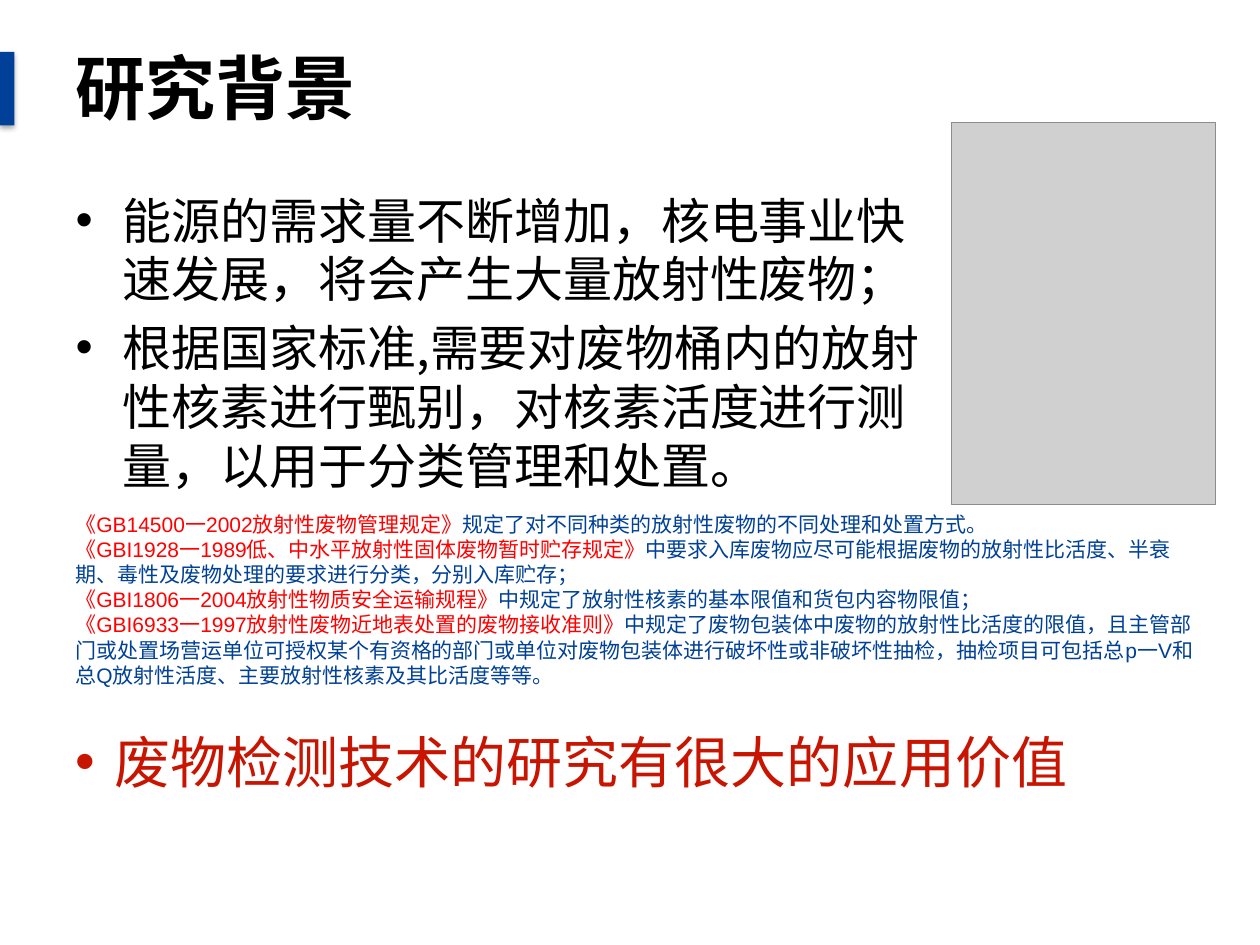
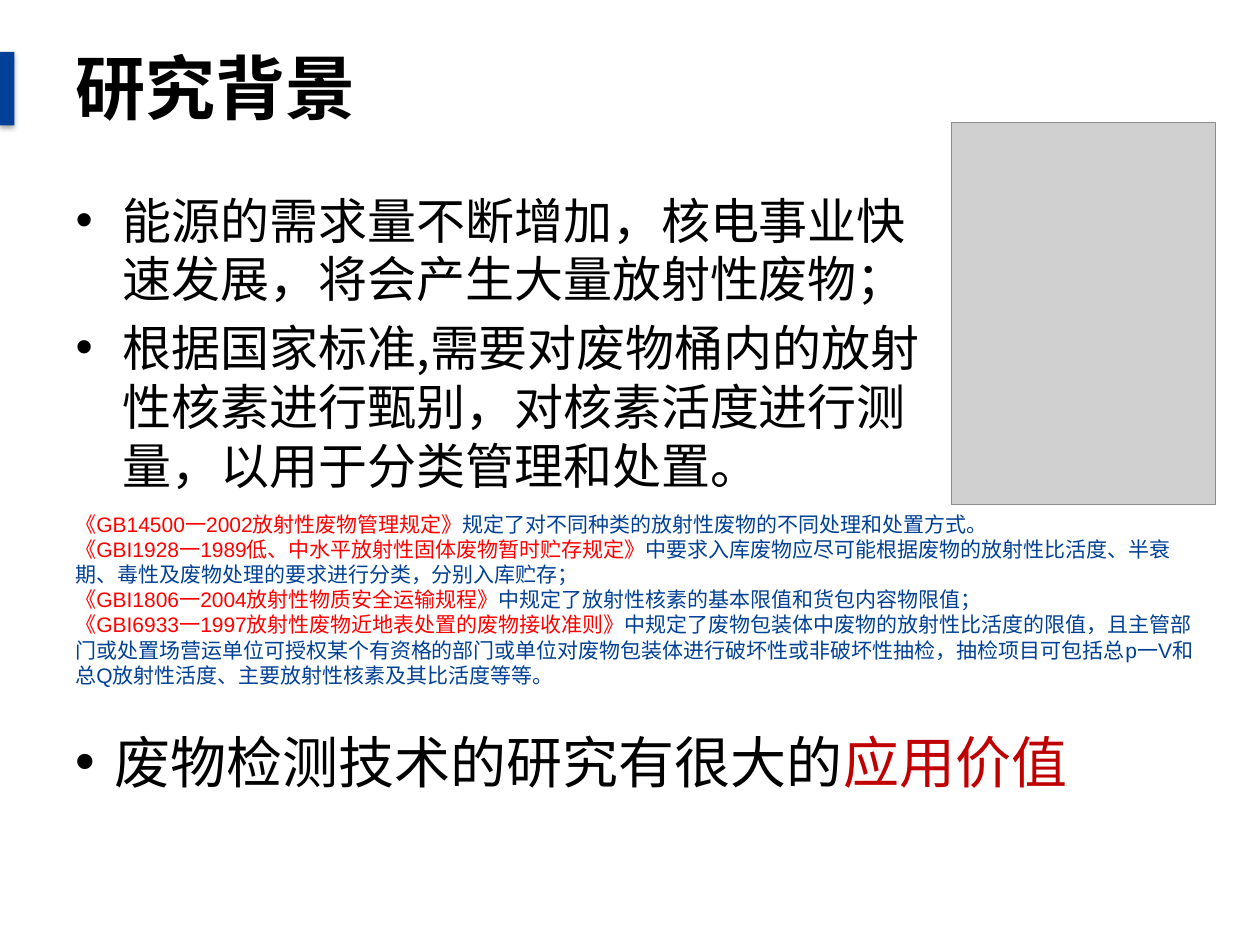
Before and after one commit to danxibao/NDAPapers, a slide deck: slide 3 of 毕业答辩报告.pptx. Drawn at 1260x945 pixels with LibreOffice and Linux fonts; fonts in the diff are those of the drawing; grey boxes stand for pictures; background and template pictures are left out. Boxes give left, top, right and bottom in pixels: in the first picture for what was removed or moved away, otherwise in the second. Text is boxed around its words. In the diff, an @@ line names an element or a change of style, - is before the commit and + after.

```diff
--- a/毕业答辩报告.pptx
+++ b/毕业答辩报告.pptx
@@ text "废物检测技术的研究有很大的应用价值" at <box>115,735,1068,788</box>: text colour #C81501 to #000000, text colour #C81501 to #C00000 in "废物检测技术的研究有很大的应用价值" @@
```
Also in this commit, not shown: 6 other slides changed.
